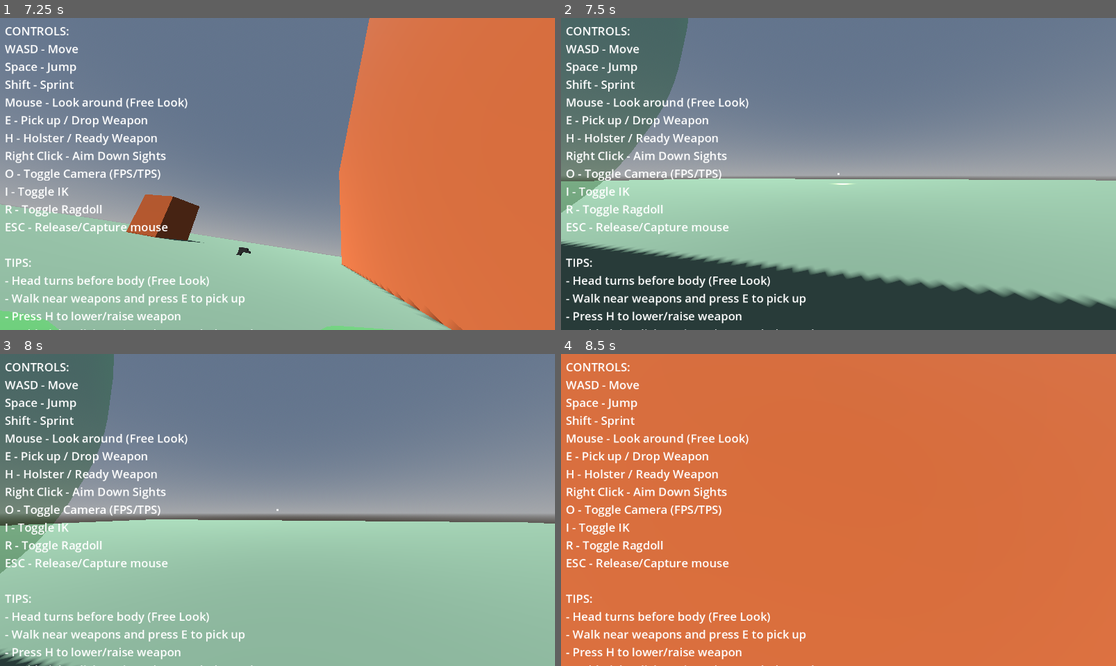
Above: before the commit, frames 1-4 (two rows, left to right).
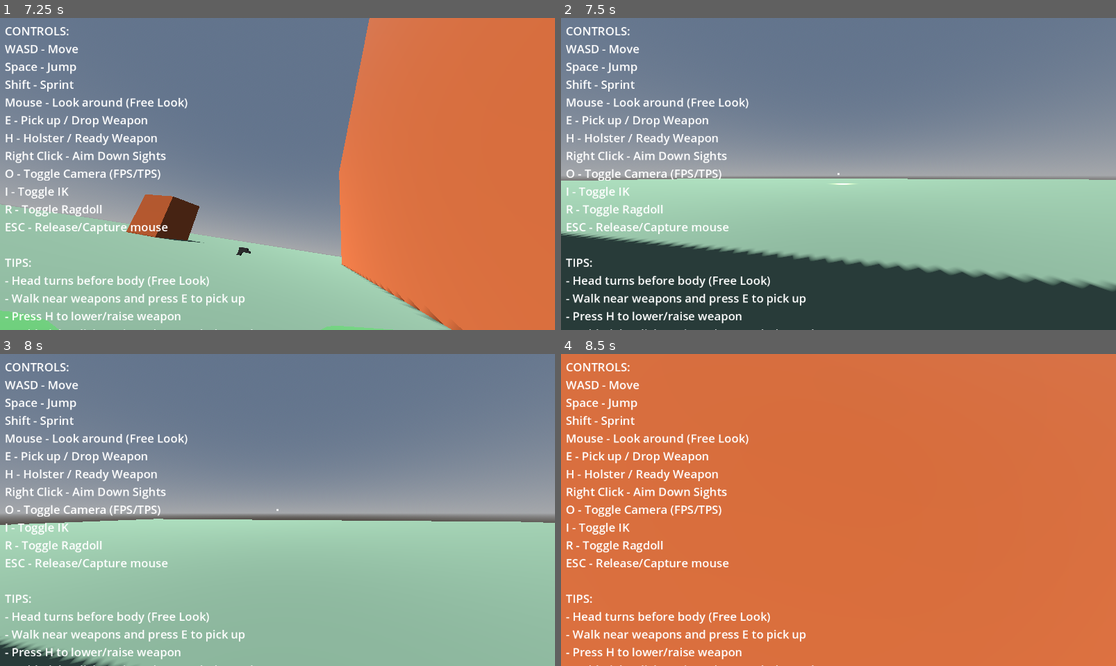
Above: after the commit, the same moments.

Repository: lmf-git/fpsikanimragdoll
Game: Godot game, scene res://world.tscn
Two runs of this game, one before a commit and one after it. Both use one fixed random seed, a clock stepped at 60 frames per second and the inputs below.
Inputs (mouse positions are in pixels of both pictures, inside the frame that each line leads up to):
- Up to frame 1 (7.25 s): tap Enter at 0.5 s; move the mouse to (305, 174) at 0.52 s; hold Shift (sprint) 0.53-1.28 s; hold W (move_forward) 0.53-5.78 s; click (305, 174) at 0.67 s; tap Space (jump) at 0.77, 1.52, 3.02, 3.77, 4.52, 6.02, 6.77 s; move the mouse to (249, 174) at 1.27 s; tap O (toggle_camera) at 1.35, 5.85 s; move the mouse to (288, 167) at 2.02 s; hold I (toggle_ik) 2.03-2.78 s; move the mouse to (271, 180) at 2.77 s; tap R (toggle_ragdoll) at 2.85 s; click (271, 180) at 2.92 s; move the mouse to (316, 177) at 3.52 s; tap E at 3.6 s; move the mouse to (233, 170) at 4.27 s; tap H at 4.35 s; move the mouse to (283, 174) at 5.02 s; hold Shift (sprint) 5.03-5.78 s; click (283, 174) at 5.17 s; move the mouse to (255, 167) at 5.77 s; hold D (move_right) 5.78-6.53 s; move the mouse to (305, 174) at 6.52 s; hold W (move_forward) from 6.53 s (still down); hold I (toggle_ik) from 6.53 s (still down)
- Up to frame 2 (7.5 s): keep holding W (move_forward); move the mouse to (810, 174) at 7.27 s; release I (toggle_ik) at 7.28 s; tap R (toggle_ragdoll) at 7.35 s; click (810, 174) at 7.42 s
- Up to frame 3 (8 s): keep holding W (move_forward); tap Space (jump) at 7.52 s
- Up to frame 4 (8.5 s): keep holding W (move_forward); move the mouse to (849, 503) at 8.02 s; tap E at 8.1 s

Frame 1 is identical in both runs. In frame 2, 14% of the frame differs, in the area x 0-100%, y 0-94%; in frame 3, 9.9%; in frame 4, nothing differs.

Commit message:
Fix spine rotation accumulation and remove unnecessary iterations
Best practices fixes for Godot 4.5:
1. Reset bone to rest pose before applying rotation to prevent accumulation
2. Remove multiple iterations (was applying rotation 3x unnecessarily)
3. Calculate from rest pose instead of current pose for predictable results
4. Remove redundant parent_id lookup

Previously: Rotation was applied on top of existing rotation each frame,
causing accumulation and unpredictable behavior.

Now: Bone resets to identity, then rotation calculated from rest pose,
giving consistent and predictable spine aiming behavior.

Diff:
--- a/character_controller.gd
+++ b/character_controller.gd
@@ -1986,9 +1986,19 @@
 	if bone_id < 0 or not skeleton:
 		return
 
-	# Get bone's current global pose
-	var bone_global_pose = skeleton.get_bone_global_pose(bone_id)
-	var bone_global_transform = skeleton.global_transform * bone_global_pose
+	# Reset bone to rest pose first to avoid accumulation
+	skeleton.set_bone_pose_rotation(bone_id, Quaternion.IDENTITY)
+
+	# Get bone's rest pose and calculate global transform
+	var bone_rest = skeleton.get_bone_rest(bone_id)
+	var parent_id = skeleton.get_bone_parent(bone_id)
+
+	var bone_global_transform: Transform3D
+	if parent_id >= 0:
+		var parent_global = skeleton.global_transform * skeleton.get_bone_global_pose(parent_id)
+		bone_global_transform = parent_global * bone_rest
+	else:
+		bone_global_transform = skeleton.global_transform * bone_rest
 
 	# Get bone's current forward direction (in global space)
 	# Spine bones typically point upward, so we use +Y as their "forward"
@@ -2012,7 +2022,6 @@
 	var new_basis = delta_rotation * bone_global_transform.basis
 
 	# Convert back to bone local space
-	var parent_id = skeleton.get_bone_parent(bone_id)
 	if parent_id >= 0:
 		var parent_global_transform = skeleton.global_transform * skeleton.get_bone_global_pose(parent_id)
 		var parent_inv = parent_global_transform.affine_inverse()
@@ -2095,20 +2104,11 @@
 	# Calculate final aim direction
 	var aim_direction = camera_forward.lerp(body_forward, 1.0 - blend_weight).normalized()
 
-	# List of bones to rotate (in order from bottom to top)
-	var aim_bones = []
+	# Only rotate spine bone - chest/upper_chest are parents of neck/head
 	if spine_bone_id >= 0:
-		aim_bones.append({"id": spine_bone_id, "weight": spine_bone_weights["Spine"]})
-	# Don't rotate chest/upper_chest - they're parents of neck/head, rotating them displaces head
-	# if chest_bone_id >= 0:
-	#     aim_bones.append({"id": chest_bone_id, "weight": spine_bone_weights["Chest"]})
-	# if upper_chest_bone_id >= 0:
-	#     aim_bones.append({"id": upper_chest_bone_id, "weight": spine_bone_weights["Upper_Chest"]})
-
-	# Apply aiming with multiple iterations for accuracy
-	for iteration in range(aim_ik_iterations):
-		for bone_data in aim_bones:
-			_aim_bone_toward_direction(bone_data["id"], aim_direction, bone_data["weight"])
+		# Apply rotation only once (not multiple iterations)
+		# Multiple iterations are for IK solving, not needed for direct bone rotation
+		_aim_bone_toward_direction(spine_bone_id, aim_direction, spine_bone_weights["Spine"])
 
 func _process(_delta):
 	# WEAPON UPDATE ORDER - CRITICAL for proper IK-based positioning:
